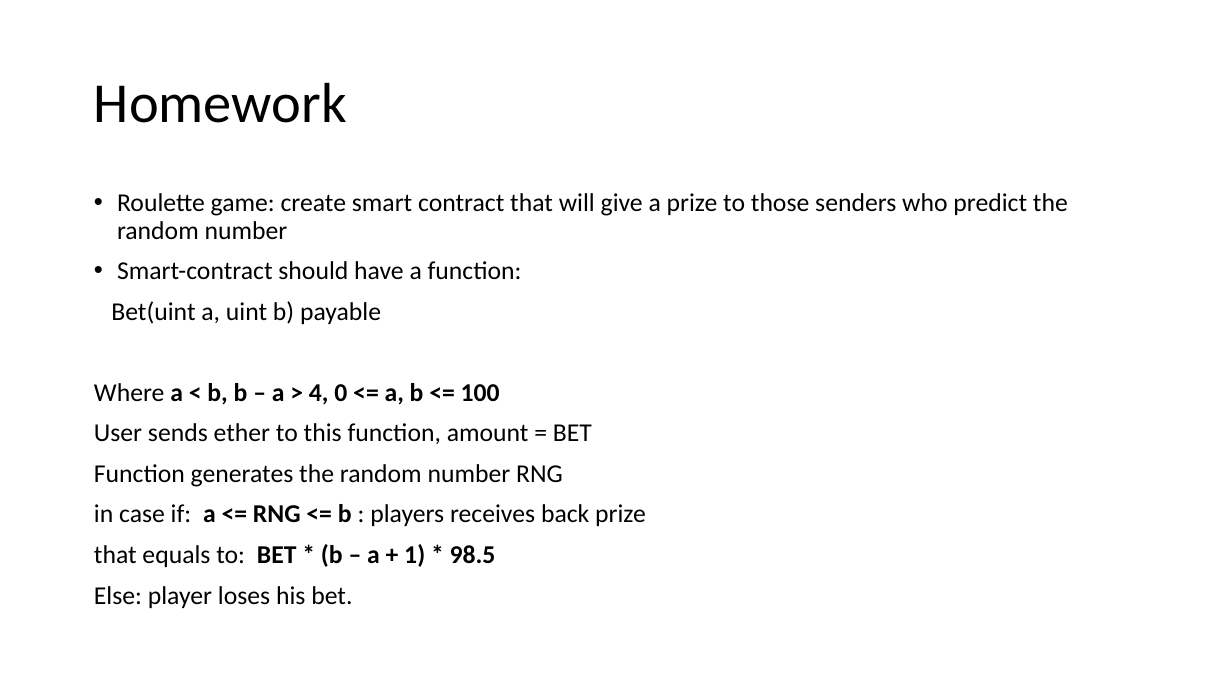
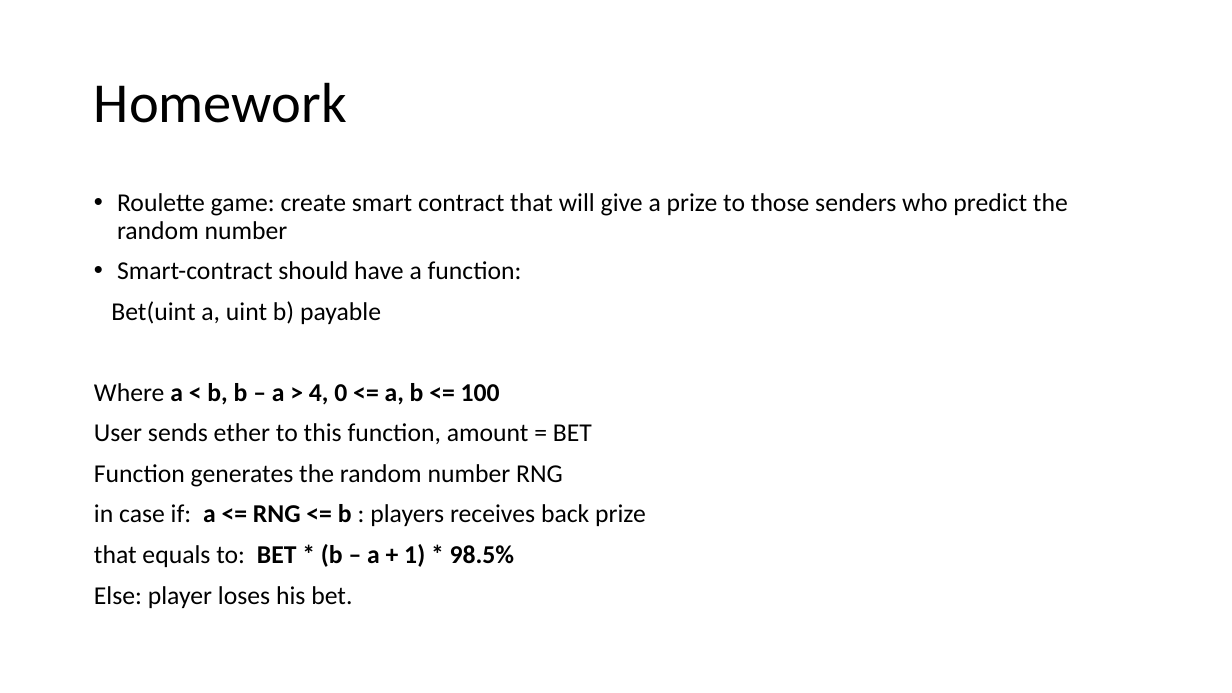
Before and after one commit to 4IRE-Labs/academy-practice, a slide deck: slide 5 of ppts/Lecture 4.pptx. Drawn at 1232x693 pixels with LibreOffice and Linux fonts; fonts in the diff are those of the drawing. Boxes give left, top, right and bottom in pixels: in the first picture for what was removed or moved away, otherwise in the second. Text is boxed around its words. In the diff, an @@ line names an element or a change of style, - is before the commit and + after.

```diff
--- a/ppts/Lecture 4.pptx
+++ b/ppts/Lecture 4.pptx
@@ text at [94, 544, 515, 567]: text changed @@
-that equals to: BET * (b – a + 1) * 98.5
+that equals to: BET * (b – a + 1) * 98.5%
```
Also in this commit, not shown: 1 other slide changed, 18 other files.
